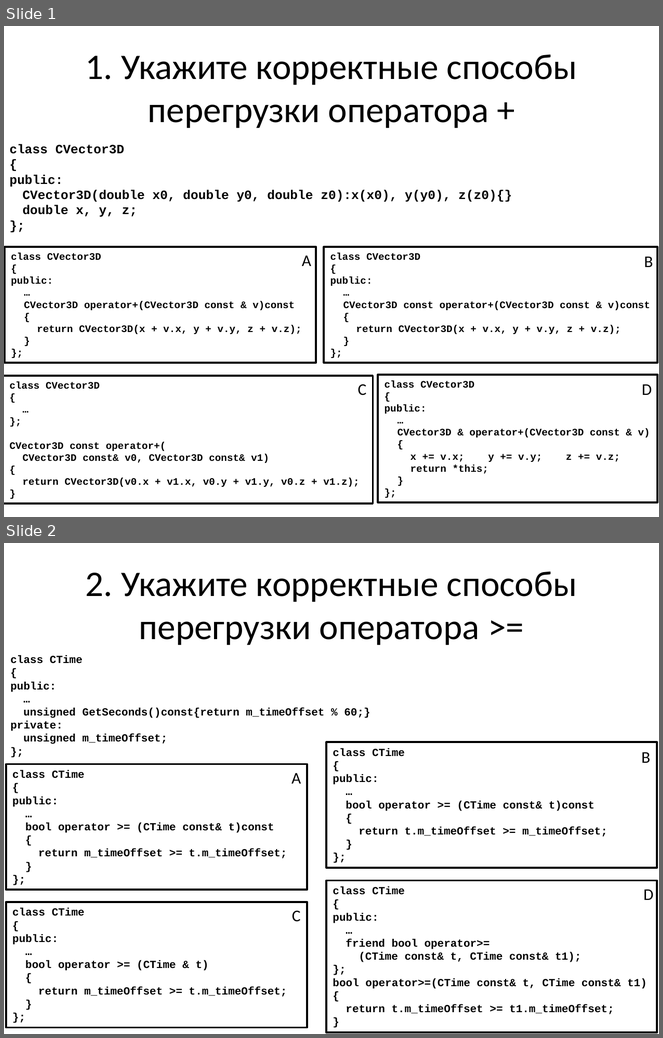
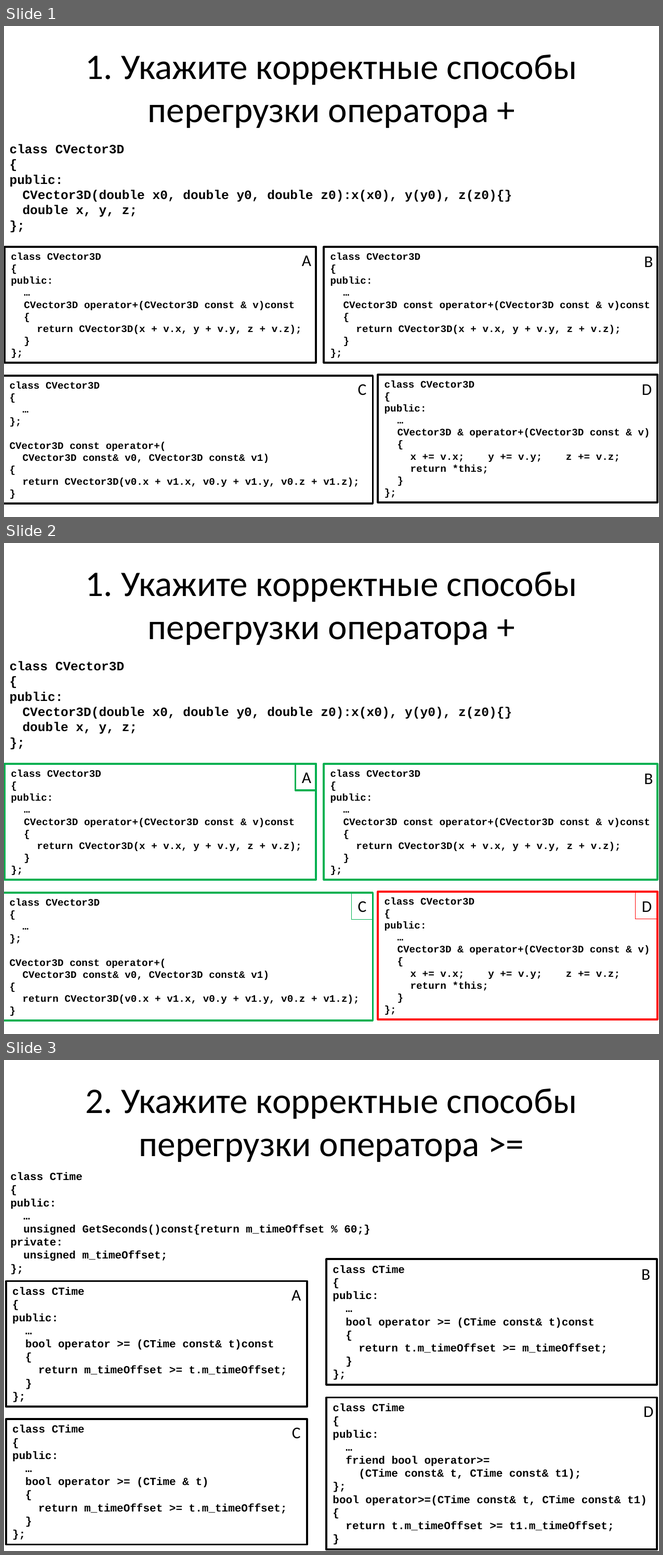
Before and after one commit to alexey-malov/oop, a slide deck: lectures/04/Тест.pptx. Shown one above the other, each under a label of ours: slides 1 and 2 before the commit, slides 1, 2 and 3 after it. The pictures are 663x1038 and 663x1555 pixels, drawn with LibreOffice and Linux fonts; fonts in the diff are those of the drawing. Boxes give left, top, right and bottom in pixels: in the first picture for what was removed or moved away, otherwise in the second. Text is boxed around its words. In the diff, an @@ line names an element or a change of style, - is before the commit and + after.

```diff
--- a/lectures/04/Тест.pptx
+++ b/lectures/04/Тест.pptx
@@ slide 2 added at bbox=[4, 543, 659, 1034], background #FFFFFF @@
@@ title added at bbox=[86, 572, 578, 645], 39.6 pt, text #000000 @@
+1. Укажите корректные способы перегрузки оператора +
@@ text added at bbox=[10, 661, 512, 734], 14 pt, text #000000, bold @@
+class CVector3D
+{
+public:
+CVector3D(double x0, double y0, double z0):x(x0), y(y0), z(z0){}
+double x, y, z;
+};
@@ rectangle added at bbox=[5, 764, 317, 880], fill #FFFFFF, outline #00B050 2 pt, 11 pt, text #000000, bold @@
+class CVector3D
+{
+public:
+…
+CVector3D operator+(CVector3D const & v)const
+{
+return CVector3D(x + v.x, y + v.y, z + v.z);
+}
+};
@@ rectangle added at bbox=[296, 764, 316, 790], outline #00B050 2 pt, 18 pt, text #000000 @@
+A
@@ rectangle added at bbox=[324, 764, 657, 880], fill #FFFFFF, outline #00B050 2 pt, 11 pt, text #000000, bold @@
+class CVector3D
+{
+public:
+…
+CVector3D const operator+(CVector3D const & v)const
+{
+return CVector3D(x + v.x, y + v.y, z + v.z);
+}
+};
@@ text added at bbox=[644, 773, 653, 784], 18 pt, text #000000 @@
+B
@@ rectangle added at bbox=[4, 893, 373, 1021], fill #FFFFFF, outline #00B050 2 pt, 11 pt, text #000000, bold @@
+class CVector3D
+{
+…
+};
+CVector3D const operator+(
+CVector3D const& v0, CVector3D const& v1)
+{
+return CVector3D(v0.x + v1.x, v0.y + v1.y, v0.z + v1.z);
+}
@@ rectangle added at bbox=[351, 893, 373, 919], outline #00B050 0.75 pt, 18 pt, text #000000 @@
+C
@@ rectangle added at bbox=[378, 891, 658, 1019], fill #FFFFFF, outline #FF0000 2 pt, 11 pt, text #000000, bold @@
+class CVector3D
+{
+public:
+…
+CVector3D & operator+(CVector3D const & v)
+{
+x += v.x; y += v.y; z += v.z;
+return *this;
+}
+};
@@ rectangle added at bbox=[636, 893, 658, 919], outline #FF0000 0.75 pt, 18 pt, text #000000 @@
+D
@@ what was slide 2 is now slide 3 @@
```
Also in this commit, not shown: 1 other slide added, 1 other file.
